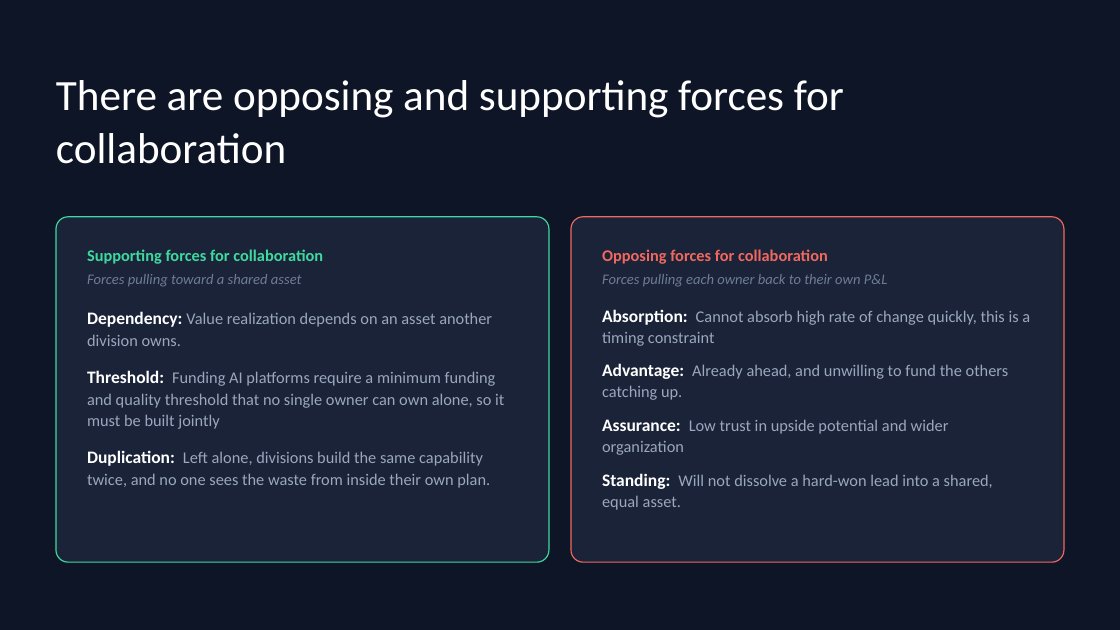
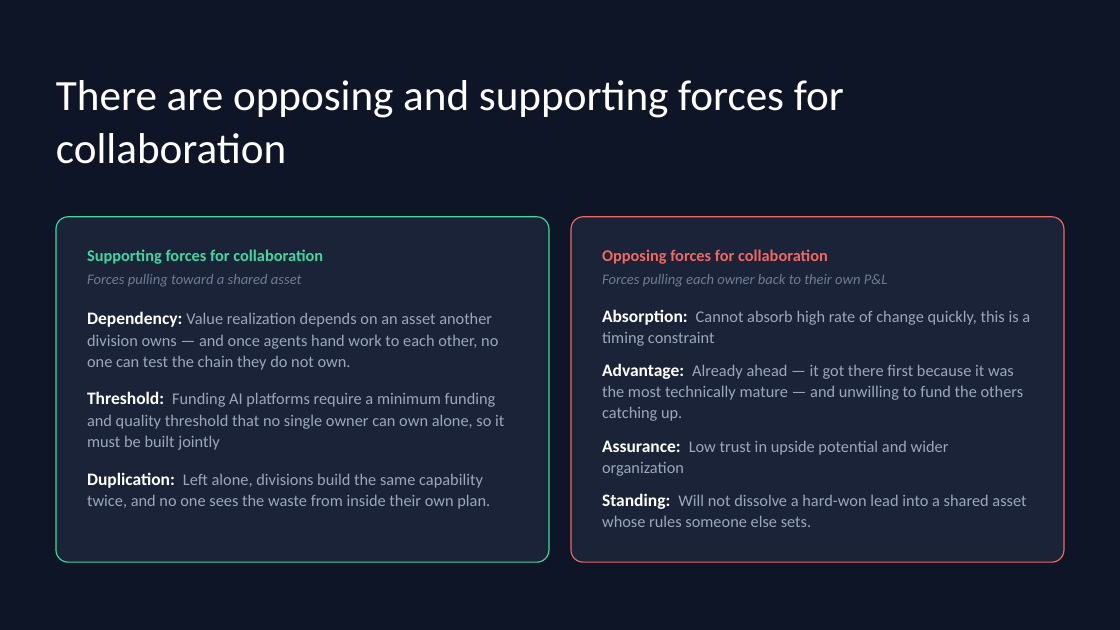
Before and after one commit to amangang3/aster-clinical-ops-simulation, a slide deck: slide 1 of framework-deck.pptx. Drawn at 1120x630 pixels with LibreOffice and Linux fonts; fonts in the diff are those of the drawing. Boxes give left, top, right and bottom in pixels: in the first picture for what was removed or moved away, otherwise in the second. Text is boxed around its words. In the diff, an @@ line names an element or a change of style, - is before the commit and + after.

```diff
--- a/framework-deck.pptx
+++ b/framework-deck.pptx
@@ text in rounded rectangle at <box>87,311,498,370</box>: text changed @@
-Dependency: Value realization depends on an asset another division owns.
+Dependency: Value realization depends on an asset another division owns — and once agents hand work to each other, no one can test the chain they do not own.
@@ text in rounded rectangle at <box>602,385,1024,421</box>: text changed @@
-Advantage: Already ahead, and unwilling to fund the others catching up.
+Advantage: Already ahead — it got there first because it was the most technically mature — and unwilling to fund the others catching up.
@@ text in rounded rectangle at <box>602,493,1026,527</box>: text changed @@
-Standing: Will not dissolve a hard-won lead into a shared, equal asset.
+Standing: Will not dissolve a hard-won lead into a shared asset whose rules someone else sets.
```
Also in this commit, not shown: 1 other slide changed, 4 other files.
